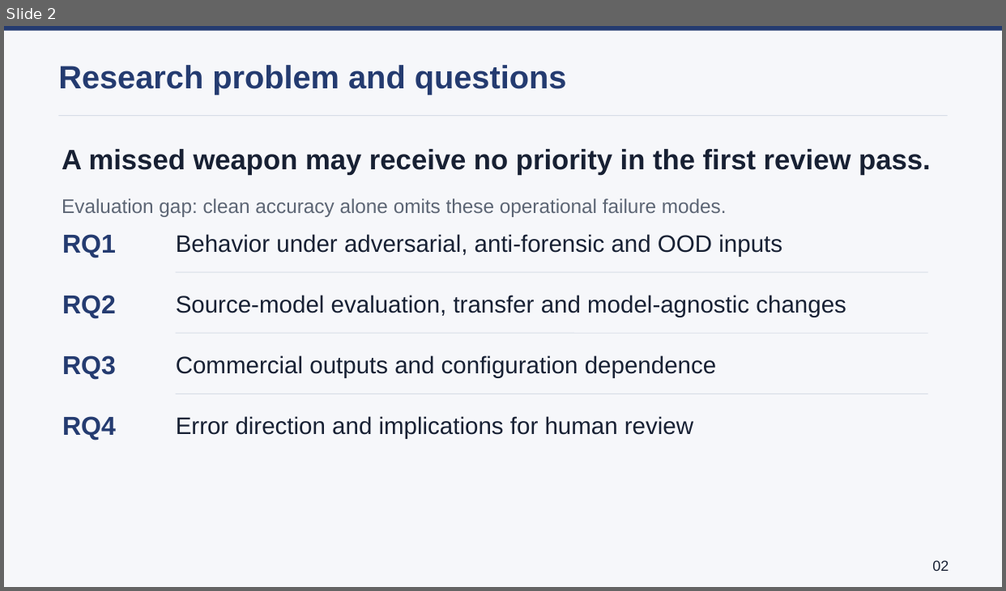
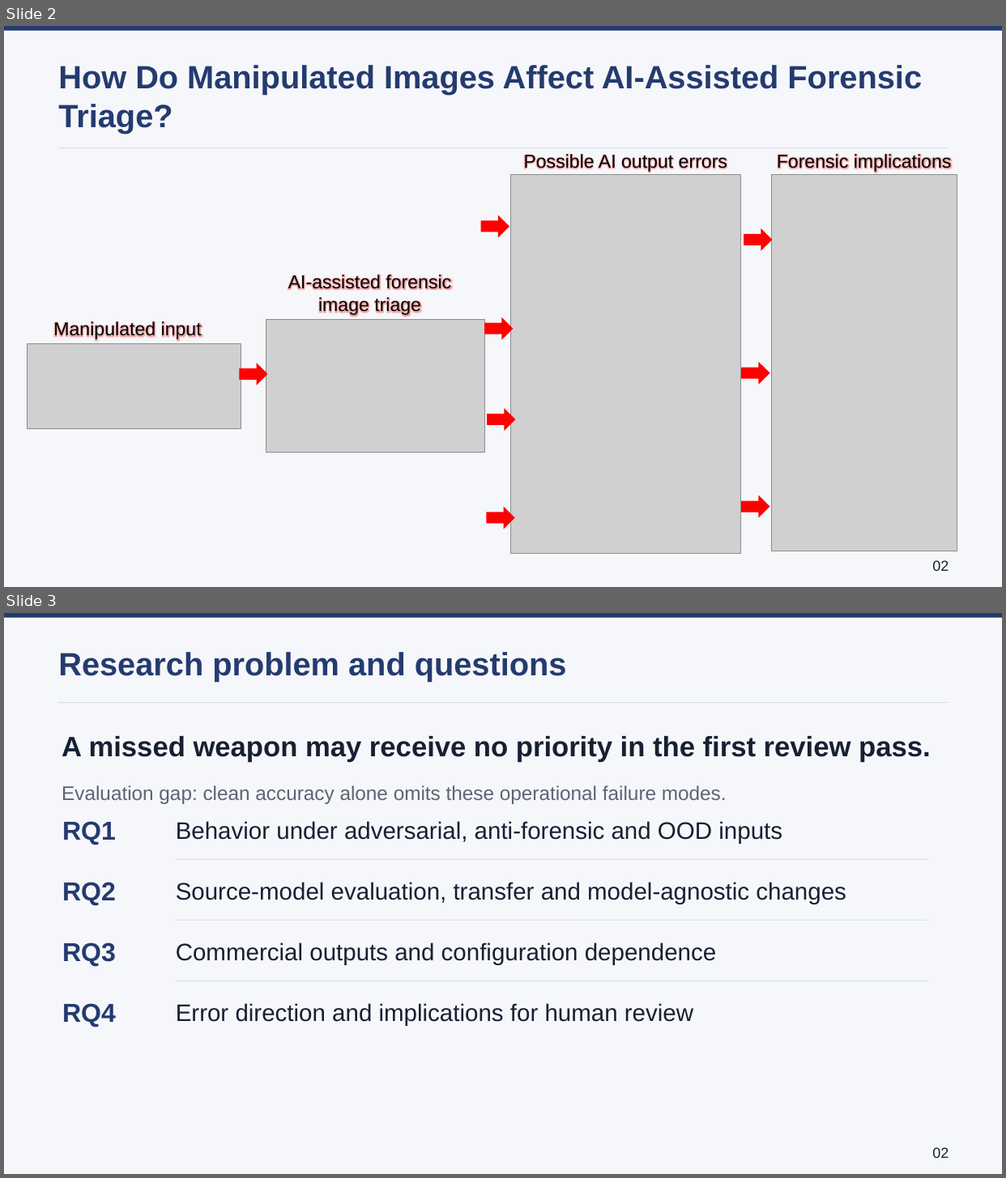
Before and after one commit to lmolinario/Molinario_Thesis_Defense_2026, a slide deck: Molinario_Thesis_Defense_2026.pptx. Shown one above the other, each under a label of ours: slide 2 before the commit, slides 2 and 3 after it. The pictures are 1006x591 and 1006x1178 pixels, drawn with LibreOffice and Linux fonts; fonts in the diff are those of the drawing; grey boxes stand for pictures. Boxes give left, top, right and bottom in pixels: in the first picture for what was removed or moved away, otherwise in the second. Text is boxed around its words. In the diff, an @@ line names an element or a change of style, - is before the commit and + after.

```diff
--- a/Molinario_Thesis_Defense_2026.pptx
+++ b/Molinario_Thesis_Defense_2026.pptx
@@ slide 2 added at (4, 26, 1002, 587), background #F6F7FA @@
@@ rectangle added at (4, 26, 1002, 31), fill #243B70 @@
@@ text added at (58, 65, 922, 133), 31 pt, text #243B70, bold @@
+How Do Manipulated Images Affect AI-Assisted Forensic Triage?
@@ line added from (58, 148) to (948, 148), #D7DDE7 0.75 pt @@
@@ text added at (524, 154, 727, 173), 18 pt, text #000000 @@
+Possible AI output errors
@@ text added at (777, 153, 952, 173), 18 pt, text #000000 @@
+Forensic implications
@@ picture added at (511, 175, 740, 554) @@
@@ picture added at (771, 175, 957, 552) @@
@@ right arrow added at (481, 216, 509, 238), fill #FF0000 @@
@@ right arrow added at (744, 228, 772, 250), fill #FF0000 @@
@@ text added at (288, 274, 451, 316), 18 pt, text #000000 @@
+AI-assisted forensic image triage
@@ text added at (53, 321, 202, 340), 18 pt, text #000000 @@
+Manipulated input
@@ picture added at (266, 320, 484, 454) @@
@@ right arrow added at (484, 318, 513, 339), fill #FF0000 @@
@@ picture added at (27, 344, 241, 429) @@
@@ right arrow added at (239, 363, 267, 386), fill #FF0000 @@
@@ right arrow added at (741, 362, 769, 385), fill #FF0000 @@
@@ right arrow added at (487, 408, 515, 431), fill #FF0000 @@
@@ right arrow added at (486, 506, 514, 529), fill #FF0000 @@
@@ right arrow added at (741, 495, 769, 518), fill #FF0000 @@
@@ text added at (932, 561, 948, 571), 14 pt, text #172033 @@
+02
@@ what was slide 2 is now slide 3 @@
```
Also in this commit, not shown: 12 slides changed, 1 other file.
